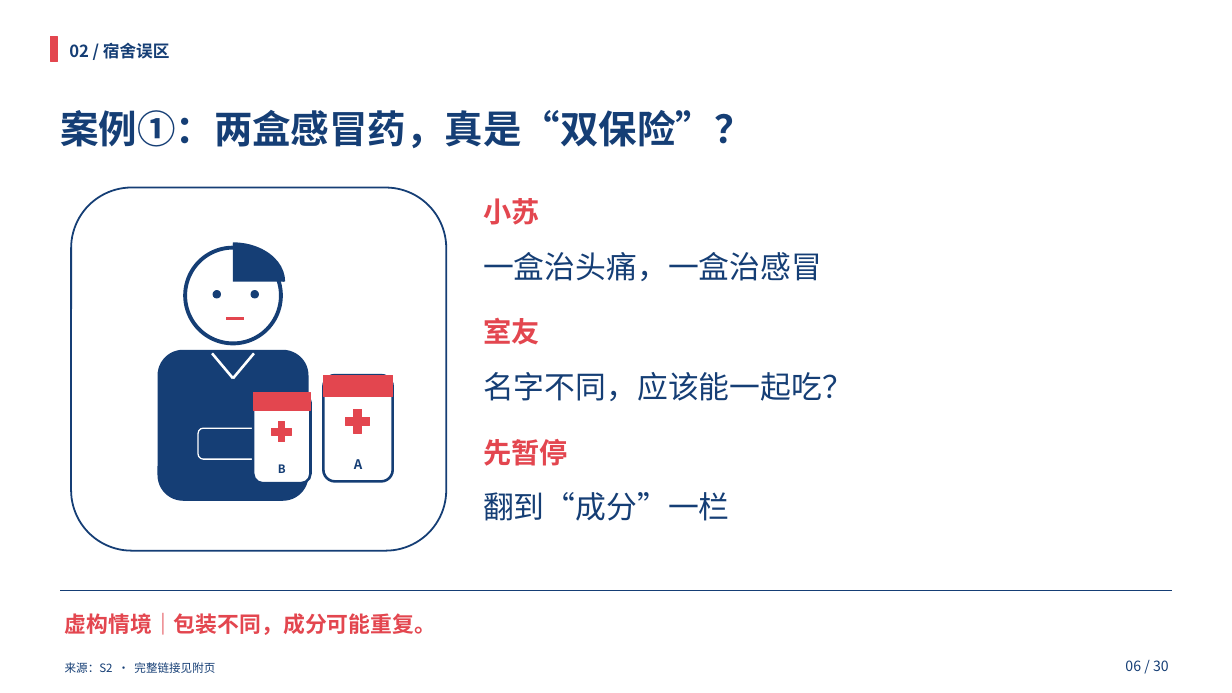
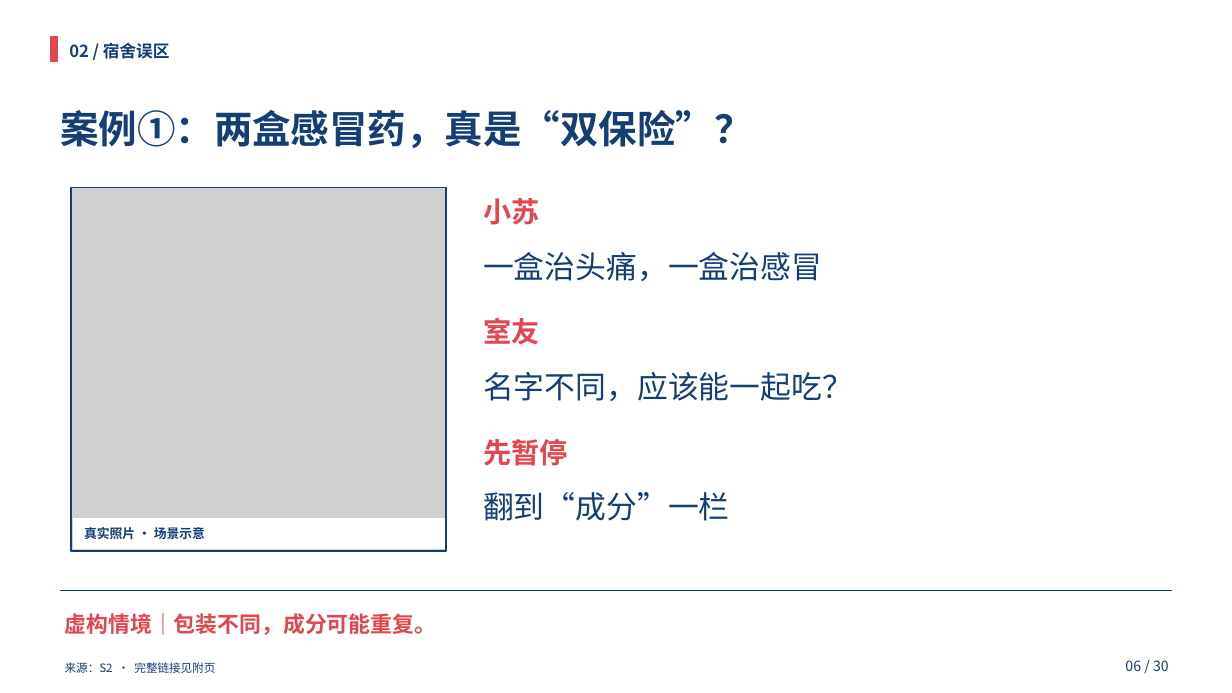
Before and after one commit to HOU-snowyfly/PPTbuilder, a slide deck: slide 6 of 交付文件/合理用药_双人35分钟.pptx. Drawn at 1232x693 pixels with LibreOffice and Linux fonts; fonts in the diff are those of the drawing; grey boxes stand for pictures. Boxes give left, top, right and bottom in pixels: in the first picture for what was removed or moved away, otherwise in the second. Text is boxed around its words. In the diff, an @@ line names an element or a change of style, - is before the commit and + after.

Commit message:
Add licensed real photos to 18 presentation slides and refresh all materials

```diff
--- a/交付文件/合理用药_双人35分钟.pptx
+++ b/交付文件/合理用药_双人35分钟.pptx
@@ rounded rectangle removed at bbox=[71, 188, 446, 551] @@
@@ picture added at bbox=[71, 188, 446, 551] @@
@@ rectangle added at bbox=[71, 188, 446, 551], outline #153E75 1.5 pt @@
@@ arc (boxed as its full ellipse) removed at bbox=[182, 244, 284, 320] @@
@@ ellipse removed at bbox=[185, 248, 281, 344] @@
@@ ellipse removed at bbox=[213, 290, 221, 298] @@
@@ ellipse removed at bbox=[251, 290, 259, 298] @@
@@ line removed from (226, 319) to (244, 319) @@
@@ rounded rectangle removed at bbox=[158, 350, 308, 500] @@
@@ line removed from (213, 353) to (233, 378) @@
@@ line removed from (254, 353) to (233, 378) @@
@@ rounded rectangle removed at bbox=[323, 375, 393, 482] @@
@@ rectangle removed at bbox=[323, 375, 393, 396] @@
@@ rounded rectangle removed at bbox=[253, 393, 311, 483] @@
@@ rectangle removed at bbox=[253, 393, 311, 411] @@
@@ rectangle removed at bbox=[346, 417, 370, 425] @@
@@ rectangle removed at bbox=[354, 409, 362, 433] @@
@@ rounded rectangle removed at bbox=[198, 428, 264, 458] @@
@@ rectangle removed at bbox=[272, 429, 292, 435] @@
@@ rectangle removed at bbox=[278, 421, 285, 442] @@
@@ text removed at bbox=[278, 464, 286, 473] @@
-B
@@ text removed at bbox=[354, 459, 362, 469] @@
-A
@@ rectangle added at bbox=[73, 518, 445, 549], fill #FFFFFF, outline #FFFFFF 0.75 pt @@
@@ text added at bbox=[84, 527, 205, 539], 10 pt, text #153E75, bold @@
+真实照片 · 场景示意
```
Also in this commit, not shown: 20 other slides changed, 2 slides added, 23 other files.
